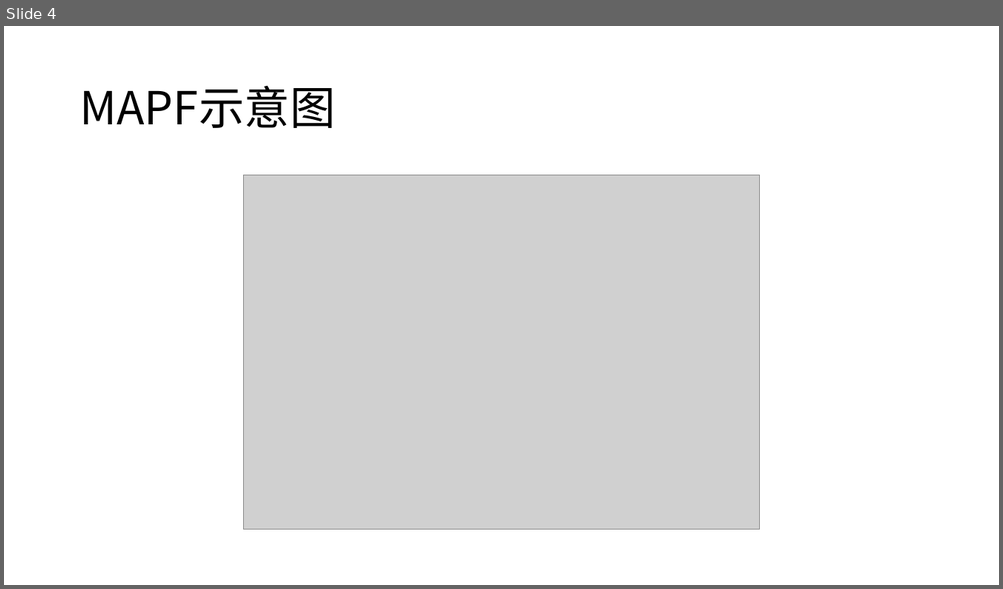
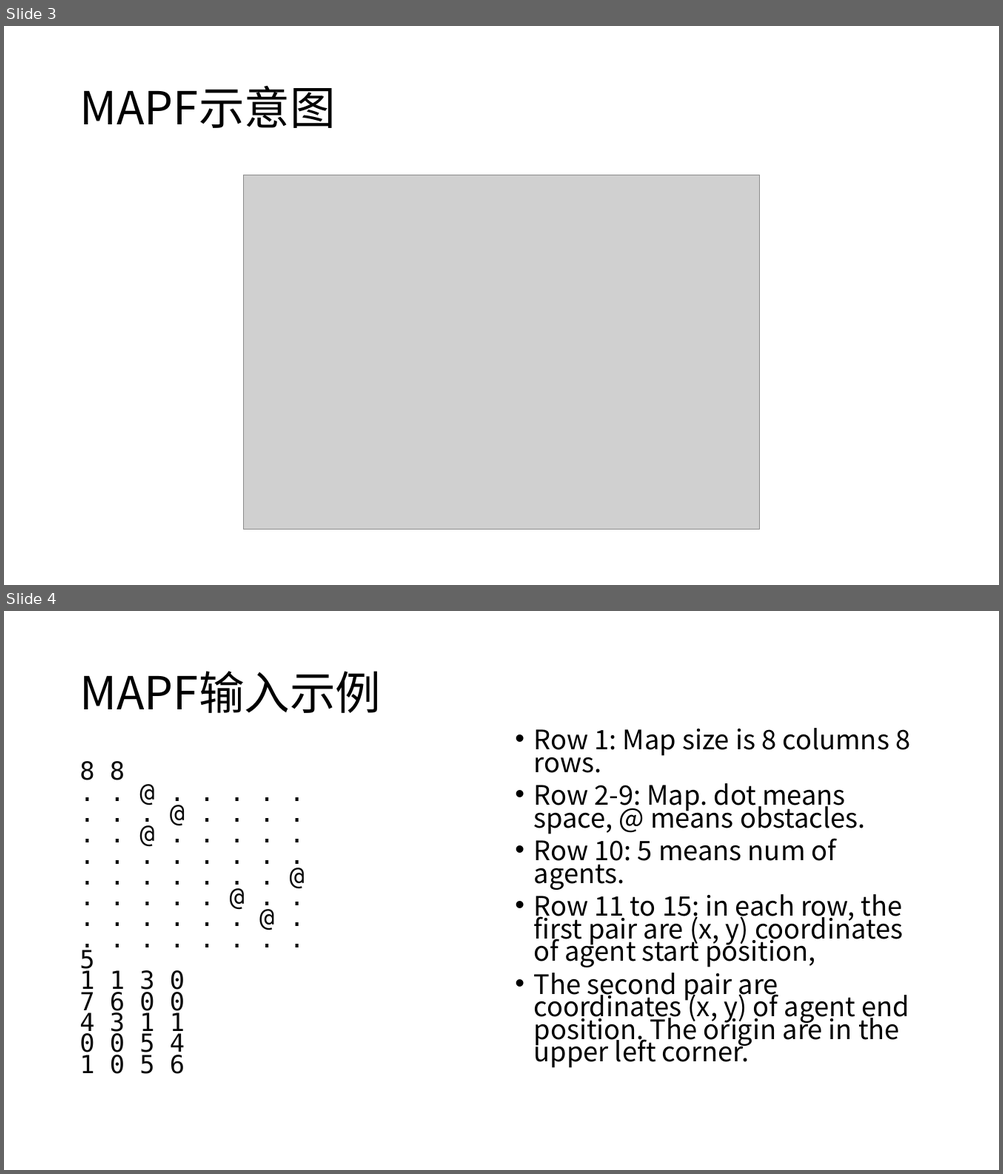
Before and after one commit to ssfc/npbenchmark, a slide deck: npbenchmark-main/MAPF/CBS.pptx. Shown one above the other, each under a label of ours: slide 4 before the commit, slides 3 and 4 after it. The pictures are 1003x589 and 1003x1174 pixels, drawn with LibreOffice and Linux fonts; fonts in the diff are those of the drawing; grey boxes stand for pictures. Boxes give left, top, right and bottom in pixels: in the first picture for what was removed or moved away, otherwise in the second. Text is boxed around its words. In the diff, an @@ line names an element or a change of style, - is before the commit and + after.

```diff
--- a/npbenchmark-main/MAPF/CBS.pptx
+++ b/npbenchmark-main/MAPF/CBS.pptx
@@ slide 4 added at bbox=[4, 611, 999, 1170], background #FFFFFF @@
@@ title added at bbox=[79, 671, 381, 713], 44 pt, text #000000 @@
+MAPF输入示例
@@ text added at bbox=[534, 728, 910, 1068], 25.9 pt, text #000000 @@
+• Row 1: Map size is 8 columns 8 rows.
+• Row 2-9: Map. dot means space, @ means obstacles.
+• Row 10: 5 means num of agents.
+• Row 11 to 15: in each row, the first pair are (x, y) coordinates of agent start position,
+• The second pair are coordinates (x, y) of agent end position. The origin are in the upper left corner.
@@ text added at bbox=[79, 761, 185, 1074], 24.1 pt, text #080808 @@
+8 8
+. . @ . . . . .
+. . . @ . . . .
+. . @ . . . . .
+. . . . . . . .
+. . . . . . . @
+. . . . . @ . .
+. . . . . . @ .
+. . . . . . . .
+5
+1 1 3 0
+7 6 0 0
+4 3 1 1
+0 0 5 4
+1 0 5 6
@@ what was slide 4 is now slide 3 @@
```
Also in this commit, not shown: 3 slides changed, 9 other slides added, 2 slides removed, 1 other file.
